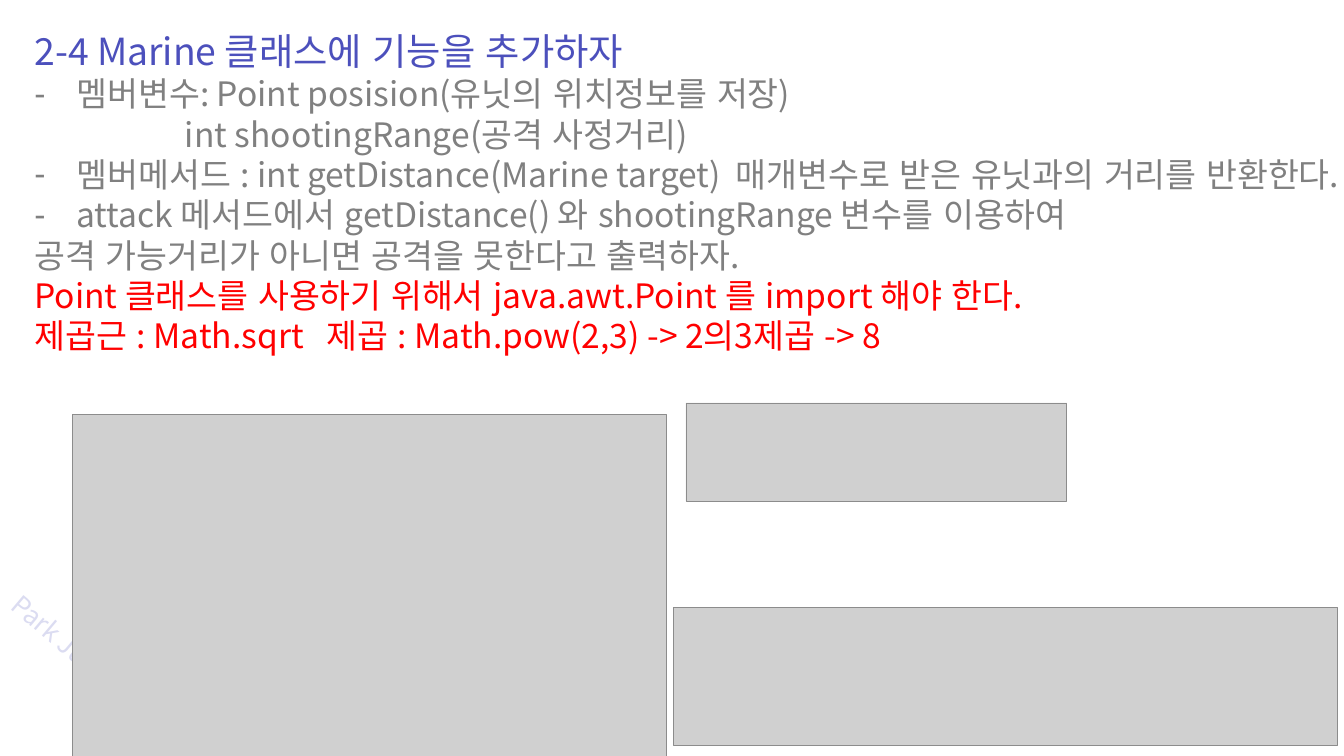
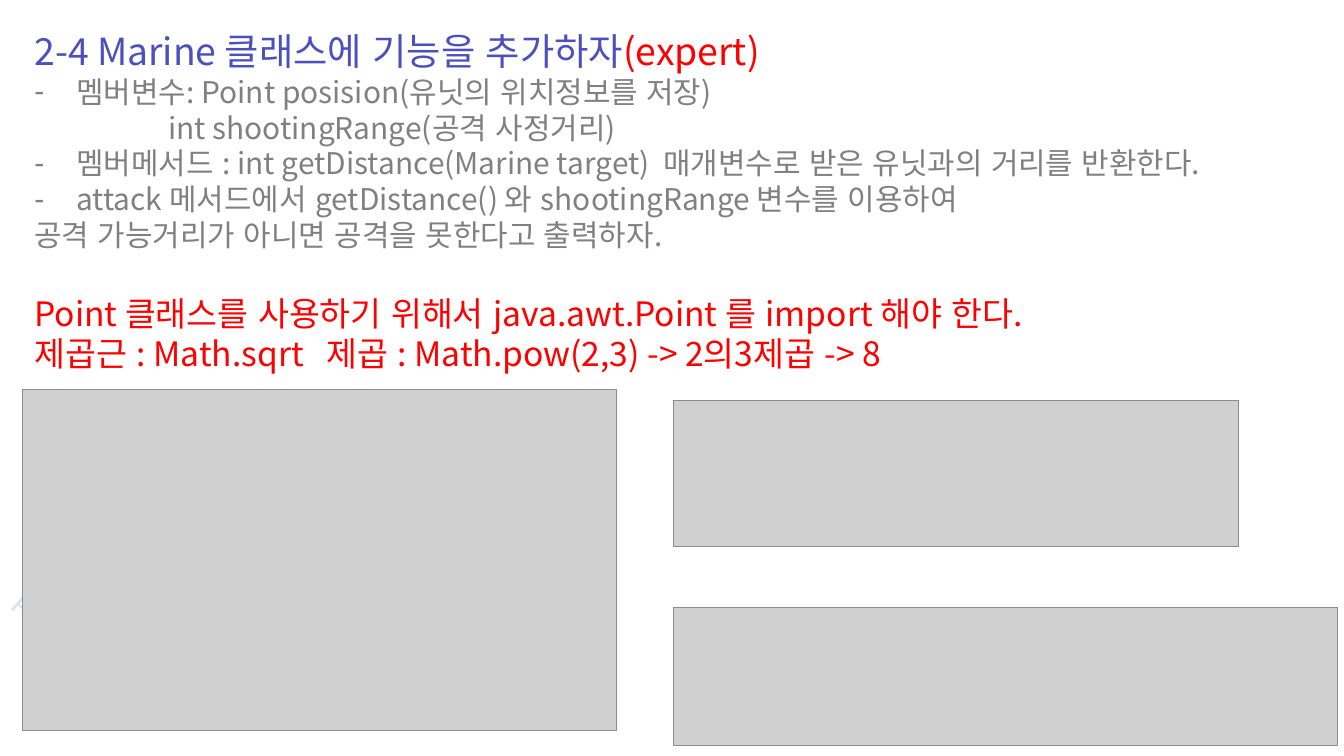
Before and after one commit to zest132/JavaLecture, a slide deck: slide 55 of JavaLecture/LectureFile/java 7강 멤버변수와메모리.pptx (slide 47 before the commit). Drawn at 1344x756 pixels with LibreOffice and Linux fonts; fonts in the diff are those of the drawing; grey boxes stand for pictures. Boxes give left, top, right and bottom in pixels: in the first picture for what was removed or moved away, otherwise in the second. Text is boxed around its words. In the diff, an @@ line names an element or a change of style, - is before the commit and + after.

```diff
--- a/JavaLecture/LectureFile/java 7강 멤버변수와메모리.pptx
+++ b/JavaLecture/LectureFile/java 7강 멤버변수와메모리.pptx
@@ text at [34,34,760,74]: text changed @@
-2-4 Marine 클래스에 기능을 추가하자
+2-4 Marine 클래스에 기능을 추가하자(expert)
@@ text at [34,73,1200,249]: size 36 to 32 pt in "멤버변수: Point posision(유닛의 위치정보를 저장)", "int shootingRange(공격 사정거리)", "멤버메서드 : int getDistance(Marine target) 매개변수로 받은 ...", "attack 메서드에서 getDistance() 와 shootingRange 변수를 이용하여" and 1 more places @@
@@ picture: place and size @@
-picture at [73,415,667,756]
+picture at [22,389,616,730]
@@ picture: place and size @@
-picture at [686,403,1067,501]
+picture at [674,401,1238,546]
```
Also in this commit, not shown: 20 other slides changed, 13 slides added, 5 slides removed, 6 other files.
